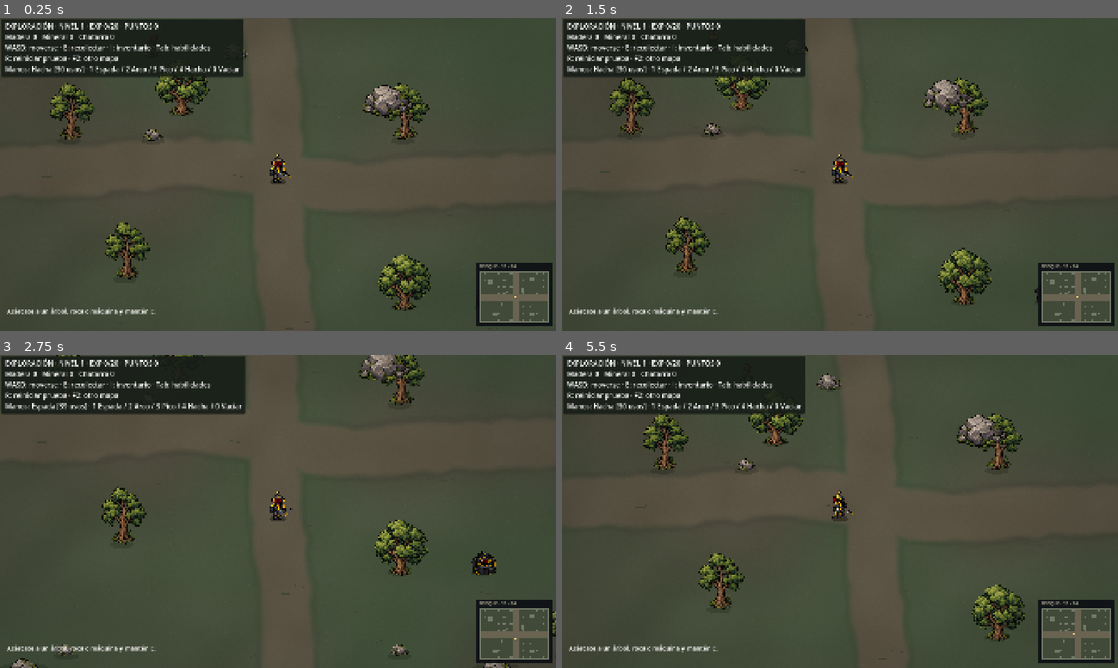
Above: before the commit, frames 1-4 (two rows, left to right).
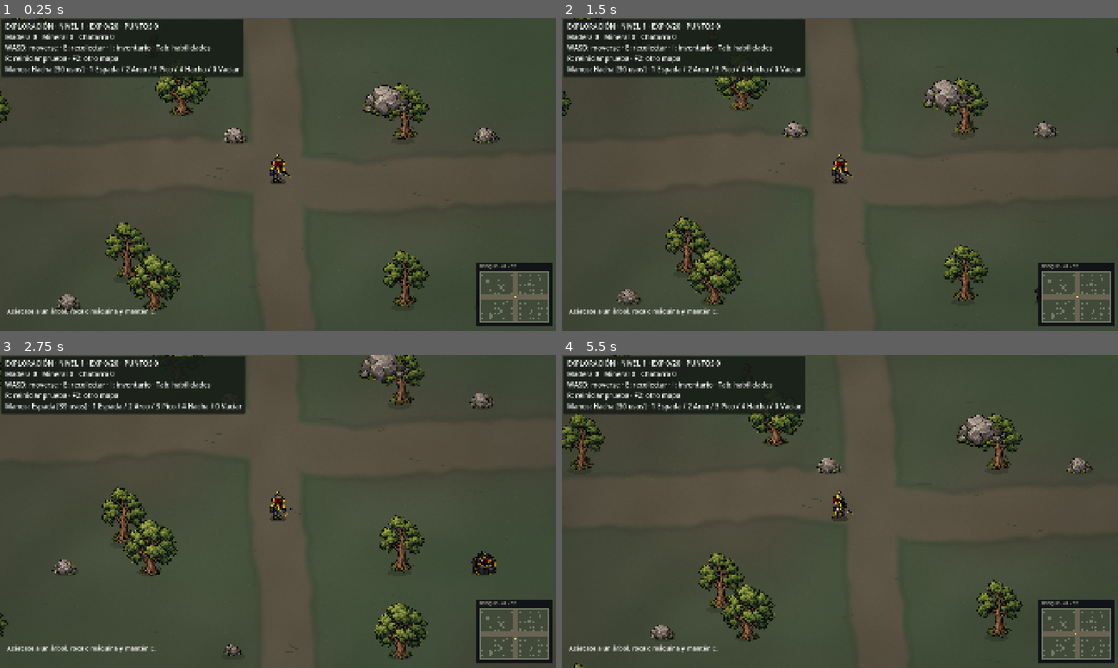
Above: after the commit, the same moments.

Repository: LikoKriko/Godotgame1
Game: Godot game, scene res://scenes/main.tscn
Same seed, same stepped clock (60 frames per second), same inputs: the game is played once before the commit and once after it.
Inputs (mouse positions are in pixels of both pictures, inside the frame that each line leads up to):
- Up to frame 1 (0.25 s): no input
- Up to frame 2 (1.5 s): tap Enter at 0.5 s; move the mouse to (962, 158) at 0.52 s; hold D 0.53-1.25 s; tap I at 0.6 s; click (962, 158) at 0.67 s; tap Space at 0.77 s; click "×" at 1.25 s
- Up to frame 3 (2.75 s): tap Space at 2, 2.27 s; move the mouse to (166, 527) at 2.02 s; hold S from 2.03 s (still down); tap 1 at 2.1 s
- Up to frame 4 (5.5 s): move the mouse to (895, 442) at 2.77 s; release S at 2.78 s; hold D 2.78-3.53 s; tap 4 at 2.85 s; move the mouse to (812, 574) at 3.52 s; hold W 3.53-4.28 s; tap 0 at 3.6 s; click (812, 574) at 3.67 s; tap Space at 3.77, 4.52, 5.27 s; move the mouse to (1006, 558) at 4.27 s; hold A from 4.28 s (still down); tap Tab at 4.35 s; tap Enter at 5 s; move the mouse to (673, 464) at 5.02 s; tap R at 5.1 s

The runs differ from the first frame. In frame 1, 3.3% of the frame differs, in the area x 0-99%, y 0-97%; in frame 2, 3.4%; in frame 3, 3.7%; in frame 4, 4.1%, in the area x 0-99%, y 0-100%.

Commit message:
Double woodland map area and fit expanded world into minimap

Diff:
--- a/scripts/test_world.gd
+++ b/scripts/test_world.gd
@@ -1,8 +1,8 @@
 extends RefCounted
 ## Compact woodland clearing. Obstacles occupy separated slots, preserving corridors.
 const TILE := 64
-const SIZE := Vector2i(32, 24)
-const FIRST := Vector2i(-16, -12)
+const SIZE := Vector2i(48, 32)
+const FIRST := Vector2i(-24, -16)
 const PLAYER_RADIUS := 15.0
 const DIRECTIONS := [Vector2i.RIGHT, Vector2i.DOWN, Vector2i.LEFT, Vector2i.UP]
 var seed_value := 73129
@@ -39,6 +39,12 @@
 	for quadrant in [Vector2i(-1, -1), Vector2i(1, -1), Vector2i(-1, 1), Vector2i(1, 1)]:
 		var x := rng.randi_range(-13, -8) if quadrant.x < 0 else rng.randi_range(7, 11)
 		var y := rng.randi_range(-9, -7) if quadrant.y < 0 else rng.randi_range(6, 8)
+		rock_anchors.append(Vector2i(x, y))
+	# Five additional rocks occupy the expanded outer woodland.
+	rock_anchors.append(Vector2i(3, 10))
+	for quadrant in [Vector2i(-1, -1), Vector2i(1, -1), Vector2i(-1, 1), Vector2i(1, 1)]:
+		var x := rng.randi_range(FIRST.x + 3, FIRST.x + 8) if quadrant.x < 0 else rng.randi_range(FIRST.x + SIZE.x - 11, FIRST.x + SIZE.x - 4)
+		var y := rng.randi_range(FIRST.y + 3, FIRST.y + 5) if quadrant.y < 0 else rng.randi_range(FIRST.y + SIZE.y - 6, FIRST.y + SIZE.y - 4)
 		rock_anchors.append(Vector2i(x, y))
 	for anchor in rock_anchors:
 		large_rocks[anchor] = true
--- a/scripts/world_minimap.gd
+++ b/scripts/world_minimap.gd
@@ -1,17 +1,22 @@
 extends Control
+const MAP_SIZE := Vector2(192, 144)
 var world
 var player := Vector2.ZERO
+
+func cell_scale() -> Vector2:
+	return MAP_SIZE / Vector2(world.SIZE)
 
 func _draw() -> void:
 	if world == null:
 		return
 	draw_rect(Rect2(-8, -24, 208, 176), Color(0.05, 0.06, 0.08, 0.92))
-	draw_string(ThemeDB.fallback_font, Vector2(0, -7), "BOSQUE · 32 × 24", HORIZONTAL_ALIGNMENT_LEFT, -1, 12, Color("c5bea4"))
+	draw_string(ThemeDB.fallback_font, Vector2(0, -7), "BOSQUE · %d × %d" % [world.SIZE.x, world.SIZE.y], HORIZONTAL_ALIGNMENT_LEFT, -1, 12, Color("c5bea4"))
+	var scale_per_cell := cell_scale()
 	for cell in world.cells:
 		var data: Dictionary = world.cells[cell]
 		var color := Color("737968") if data["blocked"] else Color("414a39")
 		if data["road"] and not data["blocked"]:
 			color = Color("6a6351")
-		draw_rect(Rect2(Vector2(cell - world.FIRST) * 6, Vector2(6, 6)), color)
-	var point: Vector2 = (player - world.bounds.position) / world.TILE * 6
+		draw_rect(Rect2(Vector2(cell - world.FIRST) * scale_per_cell, scale_per_cell), color)
+	var point: Vector2 = (player - world.bounds.position) / world.TILE * scale_per_cell
 	draw_rect(Rect2(point - Vector2(2, 2), Vector2(5, 5)), Color("ffe078"))
--- a/scripts/world_view.gd
+++ b/scripts/world_view.gd
@@ -52,7 +52,7 @@
 	var rng := RandomNumberGenerator.new()
 	rng.seed = world.seed_value
 	scuffs.clear()
-	for i in 32:
+	for i in world.SIZE.x * world.SIZE.y / 24:
 		var start := Vector2(rng.randf_range(world.bounds.position.x + 100, world.bounds.end.x - 100), rng.randf_range(world.bounds.position.y + 100, world.bounds.end.y - 100)).snapped(Vector2(3, 3))
 		if start.length() < 100:
 			continue
--- a/tests/world.gd
+++ b/tests/world.gd
@@ -1,13 +1,13 @@
 extends SceneTree
 const World = preload("res://scripts/test_world.gd")
 var checks := 0
+var failures := 0
 
 func require(condition: bool, message: String) -> void:
 	checks += 1
 	if not condition:
+		failures += 1
 		push_error(message)
-		quit(1)
-		assert(condition, message)
 
 func _initialize() -> void:
 	call_deferred("run_checks")
@@ -16,9 +16,10 @@
 	var map = World.new()
 	for seed_value in range(73129, 73149):
 		map.generate(seed_value)
-		require(map.cells.size() == 32 * 24, "Finite 32x24 map")
+		require(map.cells.size() == 2 * 32 * 24, "Map has exactly twice the original surface area")
+		require(map.bounds.size == Vector2(3072, 2048), "Expanded world bounds")
 		require(map.walkable(Vector2.ZERO), "Safe spawn")
-		require(map.large_rocks.size() == 5, "Five large rocks per map")
+		require(map.large_rocks.size() == 10, "Ten large rocks per expanded map")
 		for anchor in map.large_rocks:
 			for y in 2:
 				for x in 2:
@@ -37,6 +38,7 @@
 			var destination: Vector2 = map.move_actor(Vector2.ZERO, direction * 3000)
 			require(map.walkable(destination), "Large movement cannot tunnel through boundary")
 			require(map.bounds.has_point(destination), "Player remains inside map")
+			require(destination.length() > (1024.0 if direction.x != 0 else 768.0), "Expanded corridors extend beyond previous boundary")
 	map.generate(73129)
 	var original: Dictionary = map.cells.duplicate(true)
 	map.generate(73130)
@@ -50,6 +52,8 @@
 	game._unhandled_key_input(input)
 	require(game.world.seed_value == 73130 and game.player == Vector2.ZERO, "F2 generates and resets run")
 	require(game.minimap.world == game.world, "Minimap uses active map")
+	require(Vector2(game.world.SIZE) * game.minimap.cell_scale() == Vector2(192, 144), "Expanded map fits minimap panel")
+	require(game.camera.limit_left == -1536 and game.camera.limit_right == 1536 and game.camera.limit_top == -1024 and game.camera.limit_bottom == 1024, "Camera follows expanded world limits")
 	require(game.world_view.ground_material.get_shader_parameter("map_seed") == 73130.0, "Ground follows regenerated seed")
-	print("PASS: %d world checks across 20 seeds, connectivity, boundaries, regeneration" % checks)
-	quit(0)
+	print("%s: %d world checks across 20 seeds, %d failures: connectivity, expanded boundaries, minimap and regeneration" % ["PASS" if failures == 0 else "FAIL", checks, failures])
+	quit(0 if failures == 0 else 1)
Not shown, changed: README.md
